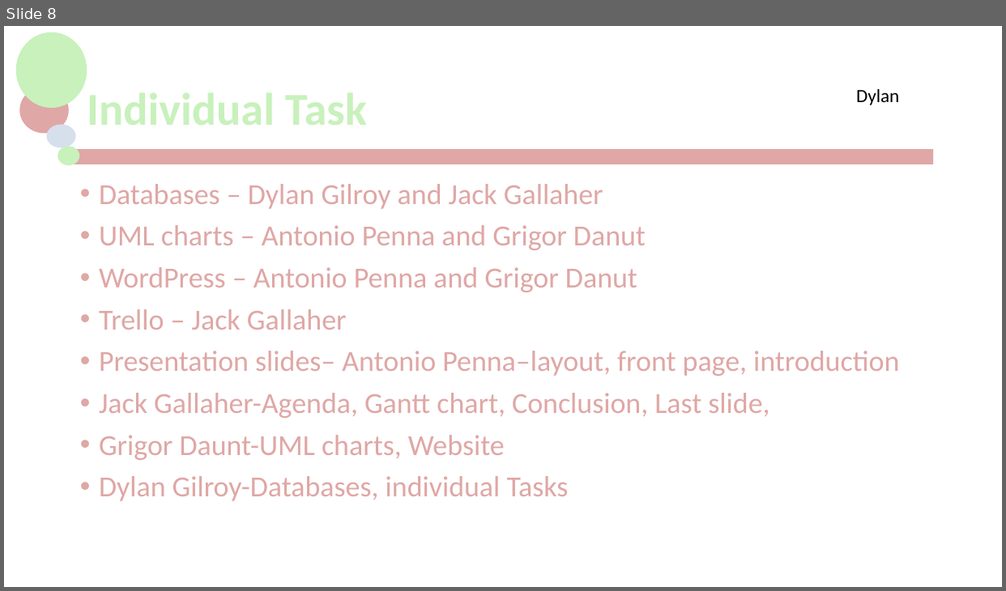
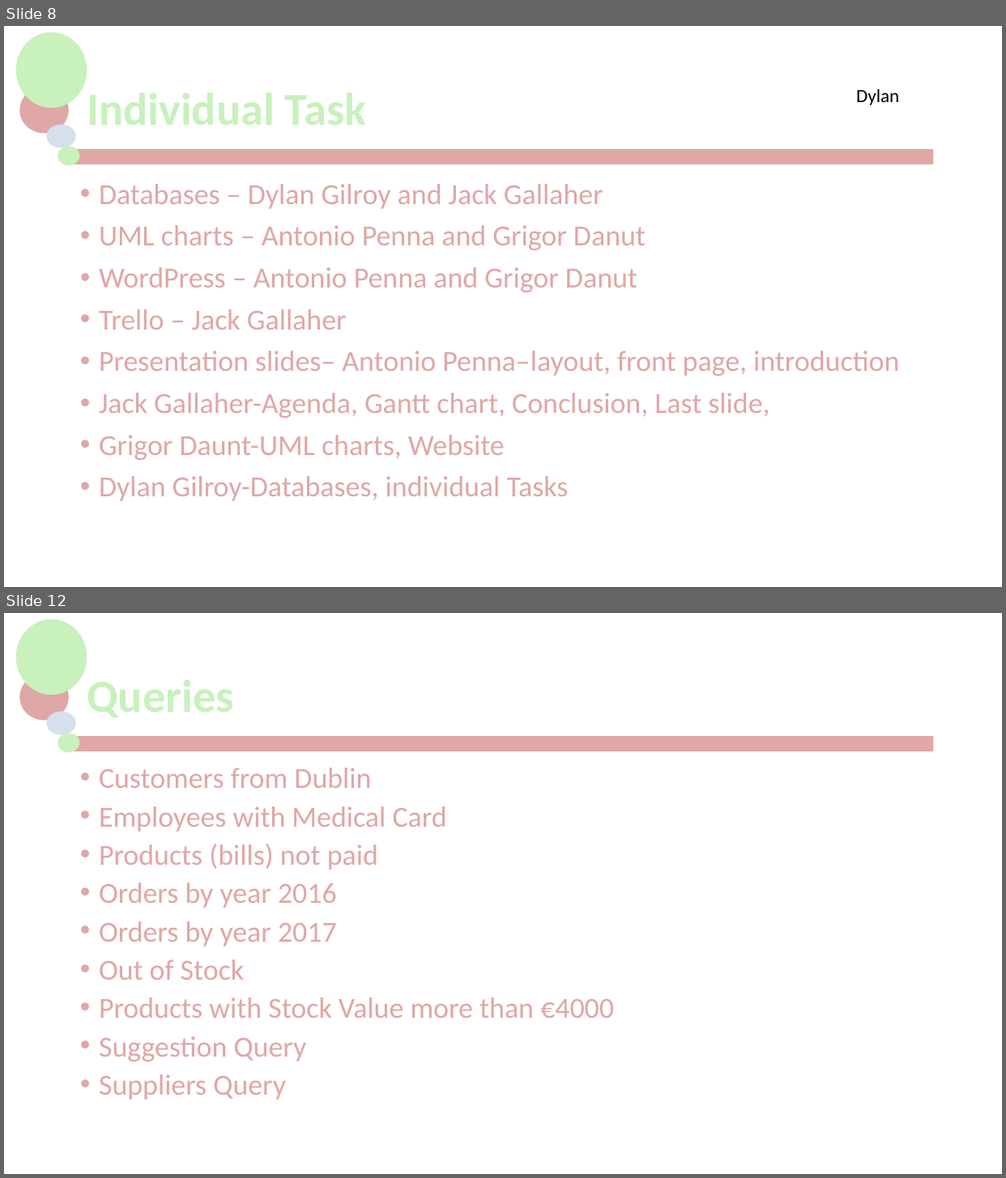
Before and after one commit to jackG97/Project, a slide deck: MCTV Limited.pptx. Shown one above the other, each under a label of ours: slide 8 before the commit, slides 8 and 12 after it; the slides between them are not shown. The pictures are 1006x591 and 1006x1178 pixels, drawn with LibreOffice and Linux fonts; fonts in the diff are those of the drawing; background and template pictures are left out. Boxes give left, top, right and bottom in pixels: in the first picture for what was removed or moved away, otherwise in the second. Text is boxed around its words. In the diff, an @@ line names an element or a change of style, - is before the commit and + after.

```diff
--- a/MCTV Limited.pptx
+++ b/MCTV Limited.pptx
@@ slide 12 added at (x1=4, y1=613, x2=1002, y2=1174), background #FFFFFF; not listed: 5 template elements that a slide beside it also shows @@
@@ title added at (x1=79, y1=643, x2=933, y2=752), 44 pt, text #C8F1BC, bold @@
+Queries
@@ text added at (x1=99, y1=768, x2=614, y2=1100), 28 pt, text #DFA7A5 @@
+• Customers from Dublin
+• Employees with Medical Card
+• Products (bills) not paid
+• Orders by year 2016
+• Orders by year 2017
+• Out of Stock
+• Products with Stock Value more than €4000
+• Suggestion Query
+• Suppliers Query
```
Also in this commit, not shown: 2 slides changed, 17 other slides added, 1 slide removed.
